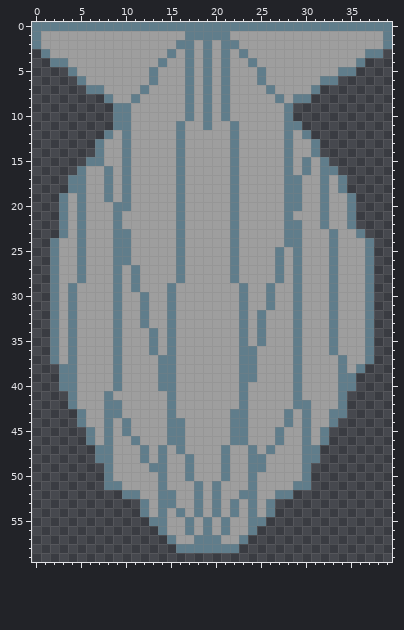
Edited in one commit: pixel-art sprite (assets/images/balloon.png). Above, as it was before the edit.
The file is 40x60 pixels.
After the commit:
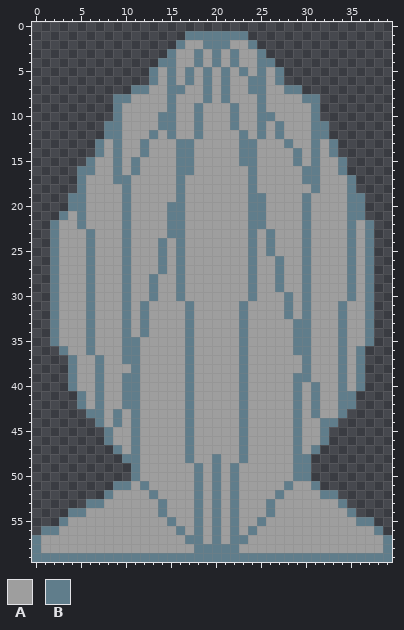
Palette (. is transparent): A #9e9e9e  B #607d8b
Edits made:
@@ x 0..39 @@
- 0 BBBBBBBBBBBBBBBBBBBBBBBBBBBBBBBBBBBBBBBB
- 1 BAAAAAAAAAAAAAAAABBBBBAAAAAAAAAAAAAAAAAB
- 2 BAAAAAAAAAAAAAAABBABABBAAAAAAAAAAAAAAAAB
- 3 .BAAAAAAAAAAAAABABABABABAAAAAAAAAAAAABB.
- 4 ..BBAAAAAAAAAABAABABABAABAAAAAAAAAAAB...
- 5 ....BAAAAAAAABAAABABABAAABAAAAAAAABB....
- 6 .....BAAAAAAABAAABABABAAABAAAAAABB......
- 7 ......BBAAAABAAAABABABAAAABAAAAB........
- 8 ........BAABAAAAABABABAAAAABABB.........
- 9 .........BBAAAAAABABABAAAAAAB...........
-10 .........BBAAAAAABABABAAAAAAB...........
-11 .........BBAAAAABAABAABAAAAABB..........
-12 ........BABAAAAABAAAAABAAAAABAB.........
-13 .......BAABAAAAABAAAAABAAAAABAAB........
-14 .......BAABAAAAABAAAAABAAAAABAAB........
-15 ......BBAABAAAAABAAAAABAAAAABABAB.......
-16 .....BAABABAAAAABAAAAABAAAAABABABB......
-17 ....BBAABABAAAAABAAAAABAAAAABBAABAB.....
-18 ....BBAABABAAAAABAAAAABAAAAABBAABAB.....
-19 ...BABAABABAAAAABAAAAABAAAAABBAABAAB....
-20 ...BABAAABBAAAAABAAAAABAAAAABBAABAAB....
-21 ...BABAAABAAAAAABAAAAABAAAAABAAABAAB....
-22 ...BABAAABAAAAAABAAAAABAAAAABBAABAAB....
-23 ...BABAAABBAAAAABAAAAABAAAAABBAAABAAB...
-24 ..BAABAAABBAAAAABAAAAABAAAAABBAAABAAAB..
-25 ..BAABAAABBAAAAABAAAAABAAAABABAAABAAAB..
-26 ..BAABAAABBAAAAABAAAAABAAAABABAAABAAAB..
-27 ..BAABAAABABAAAABAAAAABAAAABABAAABAAAB..
-28 ..BAABAAABABAAAABAAAAABAAAABABAAABAAAB..
-29 ..BABAAAABABAAABAAAAAAABAABAABAAABAAAB..
-30 ..BABAAAABAABAABAAAAAAABAABAABAAABAAAB..
-31 ..BABAAAABAABAABAAAAAAABAABAABAAABAAAB..
-32 ..BABAAAABAABAABAAAAAAABABAAABAAABAAAB..
-33 ..BABAAAABAABAABAAAAAAABABAAABAAABAAAB..
-34 ..BABAAAABAAABABAAAAAAABABAAABAAABAAAB..
-35 ..BABAAAABAAABABAAAAAAABABAAABAAABAAAB..
-36 ..BABAAAABAAABABAAAAAAABBAAAABAAABAAAB..
-37 ..BABAAAABAAAABBAAAAAAABBAAAABAAAABAAB..
-38 ...BBAAAABAAAABBAAAAAAABBAAAABAAAABAB...
-39 ...BBAAAABAAAABBAAAAAAABBAAAABAAAABB....
-40 ...BBAAAABAAAABBAAAAAAABAAAAABAAAABB....
-41 ....BAAABAAAAAABAAAAAAABAAAAABAAAAB.....
-42 ....BAAABBAAAAABAAAAAAABAAAAABBAAAB.....
-43 .....BAABBAAAAABAAAAAABBAAAABABAABB.....
-44 .....BAABABAAAABBAAAAABBAAAABABAAB......
-45 ......BABABAAAABBAAAAABBAAABAABAB.......
-46 ......BABAABAAABBAAAAABBAAABAABAB.......
-47 .......BBAAABABABAAAABAABABAAABB........
-48 .......BBAAABABAABAAABAABBAAAABB........
-49 ........BAAAABBAABAAABAABBAAAAB.........
-50 ........BAAAAABAABAAABAABAAAAAB.........
-51 ........BBAAAABAAABABAAABAAAABB.........
-52 ..........BBAABBAABABAABBAABB...........
-53 ............BABBAABABABABAB.............
-54 ............BABABABABABABAB.............
-55 .............BBAABABABAABB..............
-56 ..............BAABABABAAB...............
-57 ...............BAABBBAAB................
-58 ................BBBBBBB.................
-59 ........................................
+ 0 ........................................
+ 1 .................BBBBBBB................
+ 2 ................BAABBBAAB...............
+ 3 ...............BAABABABAAB..............
+ 4 ..............BBAABABABAABB.............
+ 5 .............BABABABABABABAB............
+ 6 .............BABABABABAABBAB............
+ 7 ...........BBAABBAABABAABBAABB..........
+ 8 .........BBAAAABAAABABAAABAAAABB........
+ 9 .........BAAAAABAABAAABAABAAAAAB........
+10 .........BAAAABBAABAAABAABBAAAAB........
+11 ........BBAAAABBAABAAABAABABAAABB.......
+12 ........BBAAABABAABAAAABABABAAABB.......
+13 .......BABAABAAABBAAAAABBAAABAABAB......
+14 .......BABAABAAABBAAAAABBAAAABABAB......
+15 ......BAABABAAAABBAAAAABBAAAABABAAB.....
+16 .....BBAABABAAAABBAAAAAABAAAAABBAAB.....
+17 .....BAAABBAAAAABAAAAAAABAAAAABBAAAB....
+18 .....BAAAABAAAAABAAAAAAABAAAAAABAAAB....
+19 ....BBAAAABAAAAABAAAAAAABBAAAABAAAABB...
+20 ....BBAAAABAAAABBAAAAAAABBAAAABAAAABB...
+21 ...BABAAAABAAAABBAAAAAAABBAAAABAAAABB...
+22 ..BAABAAAABAAAABBAAAAAAABBAAAABAAAABAB..
+23 ..BAAABAAABAAAABBAAAAAAABABAAABAAAABAB..
+24 ..BAAABAAABAAABABAAAAAAABABAAABAAAABAB..
+25 ..BAAABAAABAAABABAAAAAAABABAAABAAAABAB..
+26 ..BAAABAAABAAABABAAAAAAABAABAABAAAABAB..
+27 ..BAAABAAABAAABABAAAAAAABAABAABAAAABAB..
+28 ..BAAABAAABAABAABAAAAAAABAABAABAAAABAB..
+29 ..BAAABAAABAABAABAAAAAAABAABAABAAAABAB..
+30 ..BAAABAAABAABAABAAAAAAABAAABABAAAABAB..
+31 ..BAAABAAABABAAAABAAAAABAAAABABAAABAAB..
+32 ..BAAABAAABABAAAABAAAAABAAAABABAAABAAB..
+33 ..BAAABAAABABAAAABAAAAABAAAAABBAAABAAB..
+34 ..BAAABAAABABAAAABAAAAABAAAAABBAAABAAB..
+35 ..BAAABAAABBAAAAABAAAAABAAAAABBAAABAAB..
+36 ...BAABAAABBAAAAABAAAAABAAAAABBAAABAB...
+37 ....BAABAABBAAAAABAAAAABAAAAAABAAABAB...
+38 ....BAABAAABAAAAABAAAAABAAAAAABAAABAB...
+39 ....BAABAABBAAAAABAAAAABAAAAABBAAABAB...
+40 ....BAABAABBAAAAABAAAAABAAAAABABAABAB...
+41 .....BABAABBAAAAABAAAAABAAAAABABAABB....
+42 .....BABAABBAAAAABAAAAABAAAAABABAABB....
+43 ......BBABABAAAAABAAAAABAAAAABABAAB.....
+44 .......BABABAAAAABAAAAABAAAAABAABB......
+45 ........BAABAAAAABAAAAABAAAAABAAB.......
+46 ........BAABAAAAABAAAAABAAAAABAAB.......
+47 .........BABAAAAABAAAAABAAAAABAB........
+48 ..........BBAAAAABAABAABAAAAABB.........
+49 ...........BAAAAAABABABAAAAAABB.........
+50 ...........BAAAAAABABABAAAAAABB.........
+51 .........BBABAAAAABABABAAAAABAAB........
+52 ........BAAAABAAAABABABAAAABAAAABB......
+53 ......BBAAAAAABAAABABABAAABAAAAAAAB.....
+54 ....BBAAAAAAAABAAABABABAAABAAAAAAAAB....
+55 ...BAAAAAAAAAAABAABABABAABAAAAAAAAAABB..
+56 .BBAAAAAAAAAAAAABABABABABAAAAAAAAAAAAAB.
+57 BAAAAAAAAAAAAAAAABBABABBAAAAAAAAAAAAAAAB
+58 BAAAAAAAAAAAAAAAAABBBBBAAAAAAAAAAAAAAAAB
+59 BBBBBBBBBBBBBBBBBBBBBBBBBBBBBBBBBBBBBBBB
